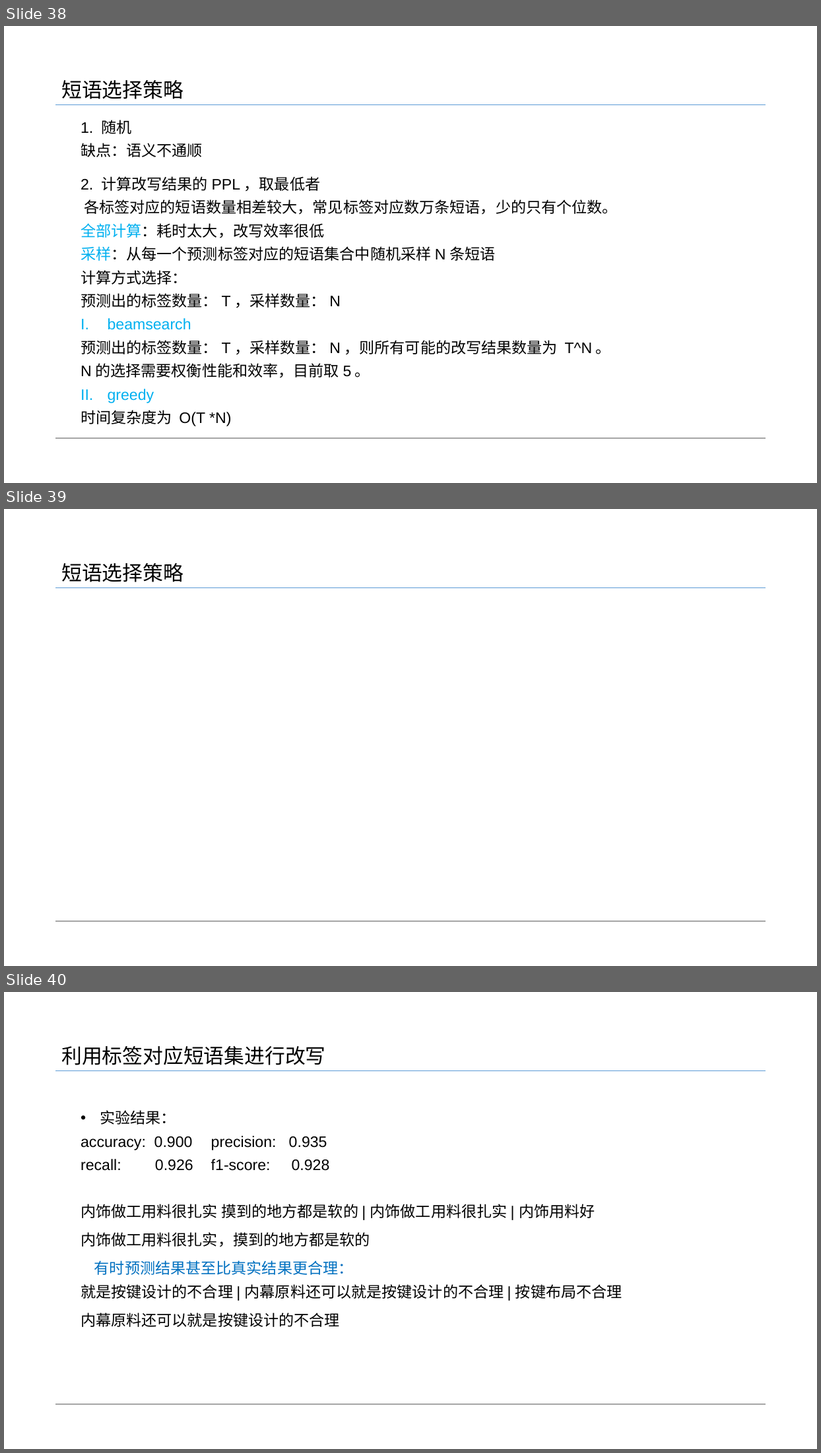
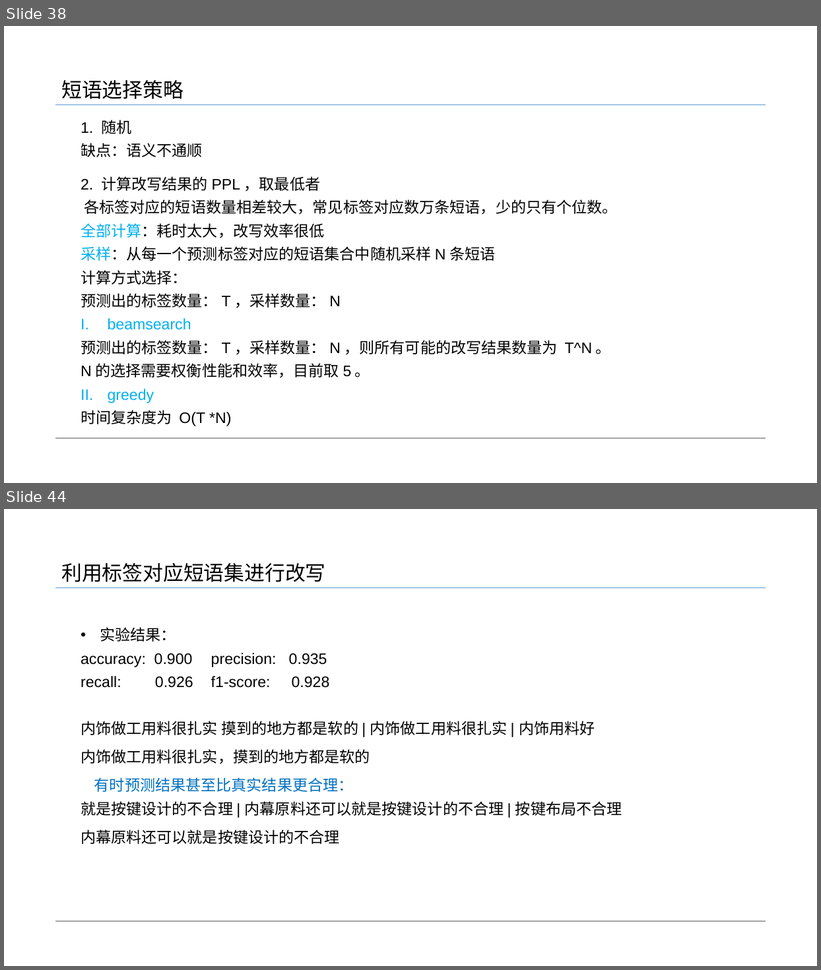
Before and after one commit to flyliu2017/Exercises, a slide deck: 实习转正.pptx. Shown one above the other, each under a label of ours: slides 38, 39 and 40 before the commit, slides 38 and 44 after it; the slides between them are not shown. The pictures are 821x1453 and 821x970 pixels, drawn with LibreOffice and Linux fonts; fonts in the diff are those of the drawing. Boxes give left, top, right and bottom in pixels: in the first picture for what was removed or moved away, otherwise in the second. Text is boxed around its words. In the diff, an @@ line names an element or a change of style, - is before the commit and + after.

```diff
--- a/实习转正.pptx
+++ b/实习转正.pptx
@@ slide 39 removed at (4, 509, 817, 966), background #FFFFFF @@
@@ text removed at (61, 563, 184, 582) @@
-短语选择策略
@@ line removed from (766, 588) to (56, 588) @@
@@ line removed from (766, 922) to (56, 922) @@
@@ what was slide 40 is now slide 44 @@
```
Also in this commit, not shown: 5 slides added.
